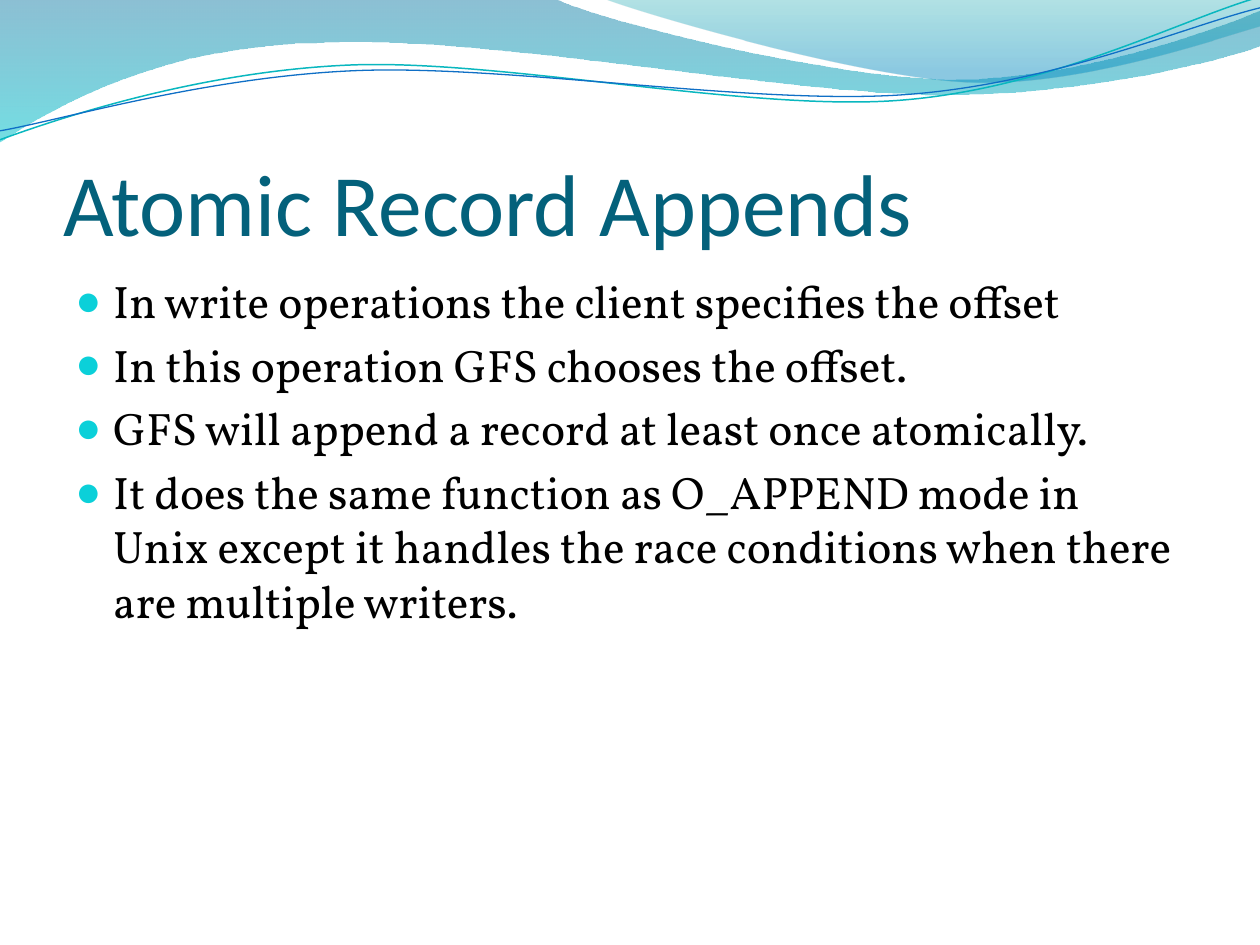
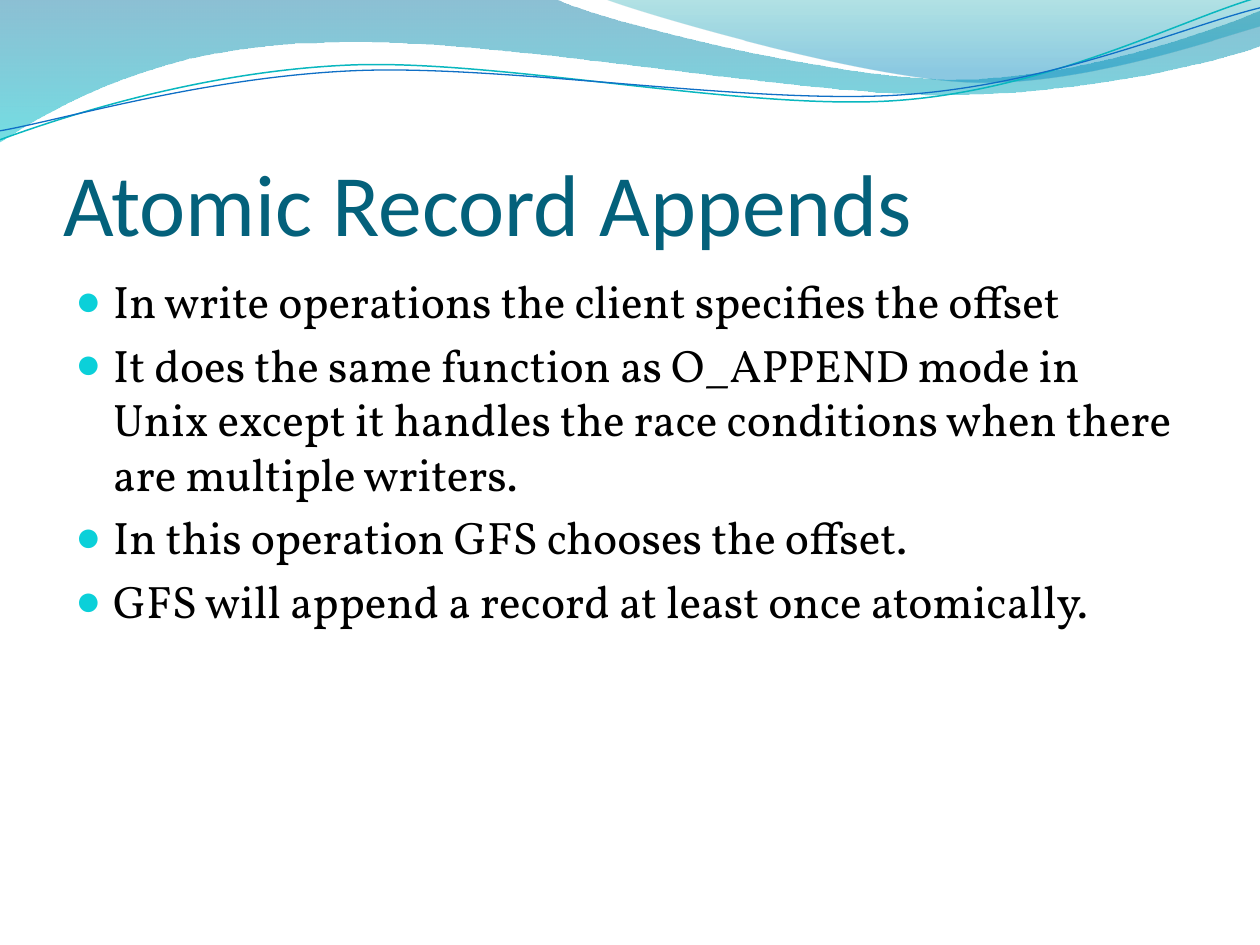
Before and after one commit to edvelezg/unb-os, a slide deck: slide 29 of google-fs/google-fs.pptx. Drawn at 1260x945 pixels with LibreOffice and Linux fonts; fonts in the diff are those of the drawing; background and template pictures are left out. Boxes give left, top, right and bottom in pixels: in the first picture for what was removed or moved away, otherwise in the second. Text is boxed around its words. In the diff, an @@ line names an element or a change of style, - is before the commit and + after.

```diff
--- a/google-fs/google-fs.pptx
+++ b/google-fs/google-fs.pptx
@@ text at (x1=113, y1=349, x2=1171, y2=502): paragraph added @@
+● It does the same function as O_APPEND mode in Unix except it handles the race conditions when there are multiple writers.
@@ text at (x1=113, y1=476, x2=1171, y2=629): paragraph removed @@
-● It does the same function as O_APPEND mode in Unix except it handles the race conditions when there are multiple writers.
```
Also in this commit, not shown: 4 other slides changed.
